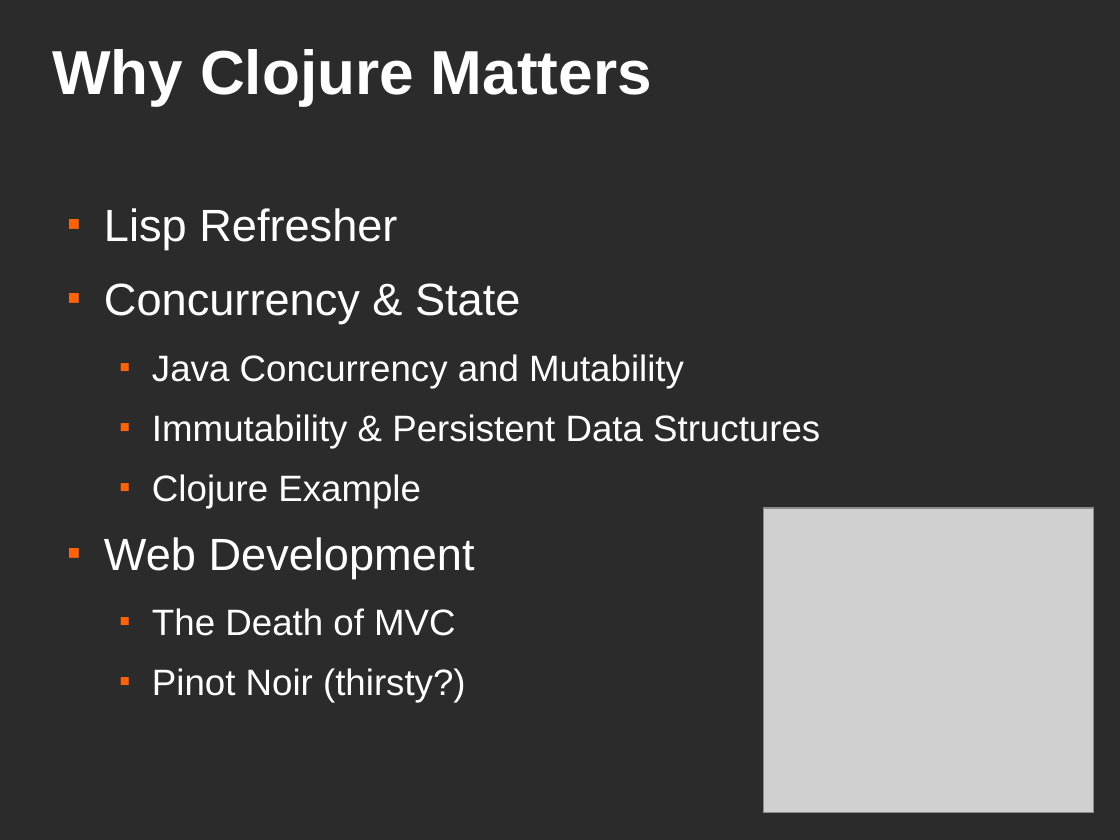
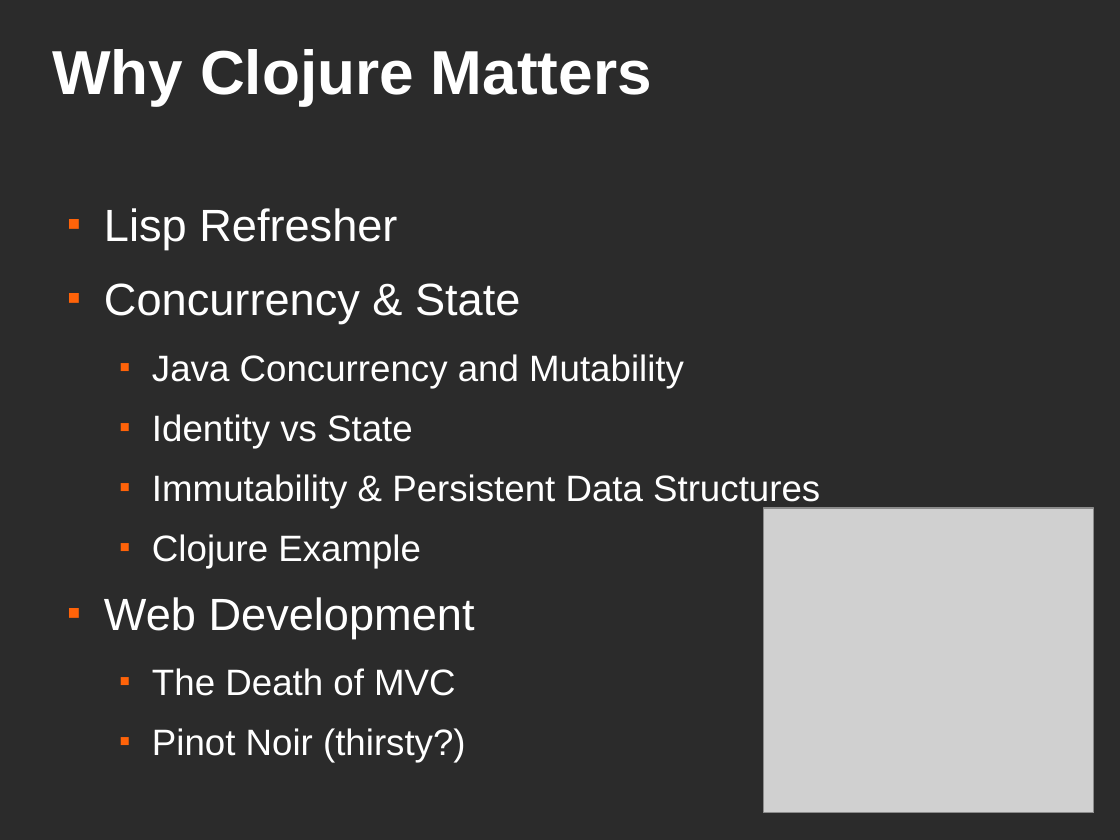
Before and after one commit to ckirkendall/cinjug-sept-2011, a slide deck: slide 2 of presentation/why-clojure-cinjug.odp. Drawn at 1120x840 pixels with LibreOffice and Linux fonts; fonts in the diff are those of the drawing; grey boxes stand for pictures; background and template pictures are left out; a plain dark background stands for a picture behind light text. Boxes give left, top, right and bottom in pixels: in the first picture for what was removed or moved away, otherwise in the second. Text is boxed around its words. In the diff, an @@ line names an element or a change of style, - is before the commit and + after.

```diff
--- a/presentation/why-clojure-cinjug.odp
+++ b/presentation/why-clojure-cinjug.odp
@@ text at (152,414,413,448): paragraph added @@
+  ■ Identity vs State
```
Also in this commit, not shown: 5 other slides changed, 3 slides added, 4 other files.
